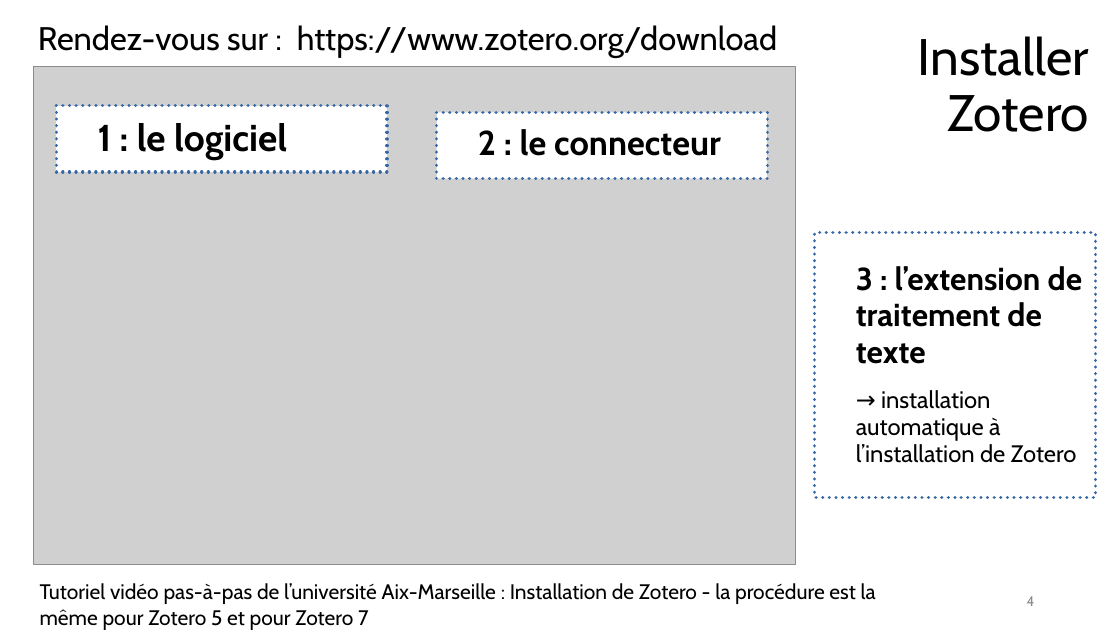
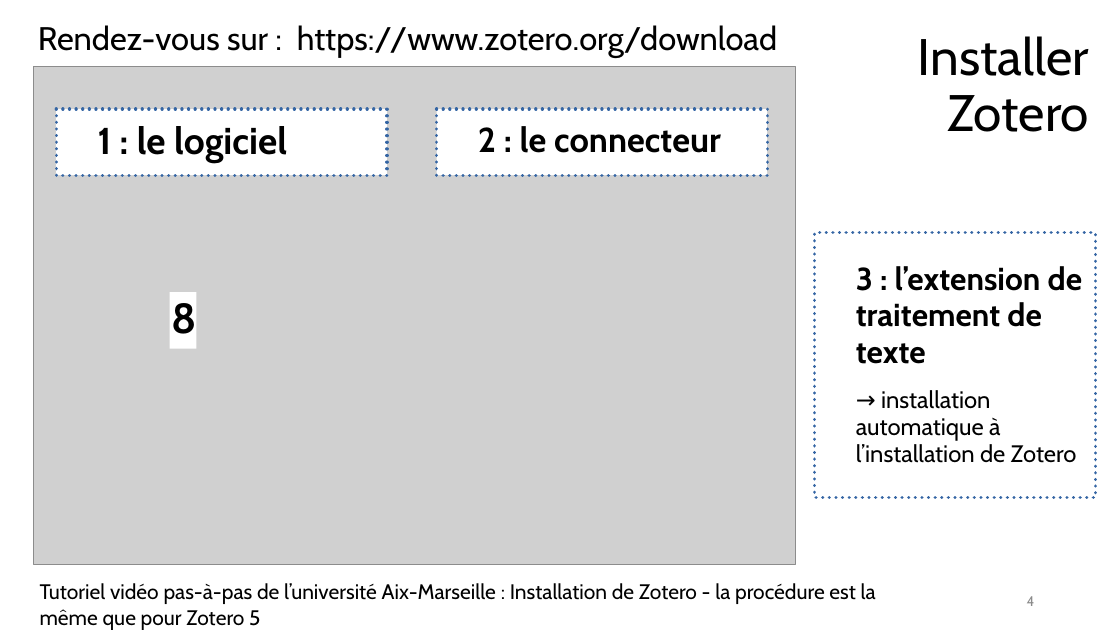
Before and after one commit to fflamerie/biblio_EDPP, a slide deck: slide 4 of doc_EDPP/EDPP_Zotero_FFlamerie.odp. Drawn at 1120x630 pixels with LibreOffice and Linux fonts; fonts in the diff are those of the drawing; grey boxes stand for pictures. Boxes give left, top, right and bottom in pixels: in the first picture for what was removed or moved away, otherwise in the second. Text is boxed around its words. In the diff, an @@ line names an element or a change of style, - is before the commit and + after.

```diff
--- a/doc_EDPP/EDPP_Zotero_FFlamerie.odp
+++ b/doc_EDPP/EDPP_Zotero_FFlamerie.odp
@@ text "1 : le logiciel": place and size @@
-text "1 : le logiciel" at (56, 106, 387, 172)
+text "1 : le logiciel" at (56, 109, 387, 176)
@@ text "2 : le connecteur": place and size @@
-text "2 : le connecteur" at (437, 113, 768, 179)
+text "2 : le connecteur" at (437, 109, 768, 176)
@@ rectangle added at (170, 292, 197, 349), fill #FFFFFF, 36 pt, text #000000, bold @@
+8
@@ text at (40, 583, 876, 630): text changed @@
-Tutoriel vidéo pas-à-pas de l’université Aix-Marseille : Installation de Zotero - la procédure est la même pour Zotero 5 et pour Zotero 7
+Tutoriel vidéo pas-à-pas de l’université Aix-Marseille : Installation de Zotero - la procédure est la même que pour Zotero 5
```
Also in this commit, not shown: 2 other slides changed, 3 other files.
